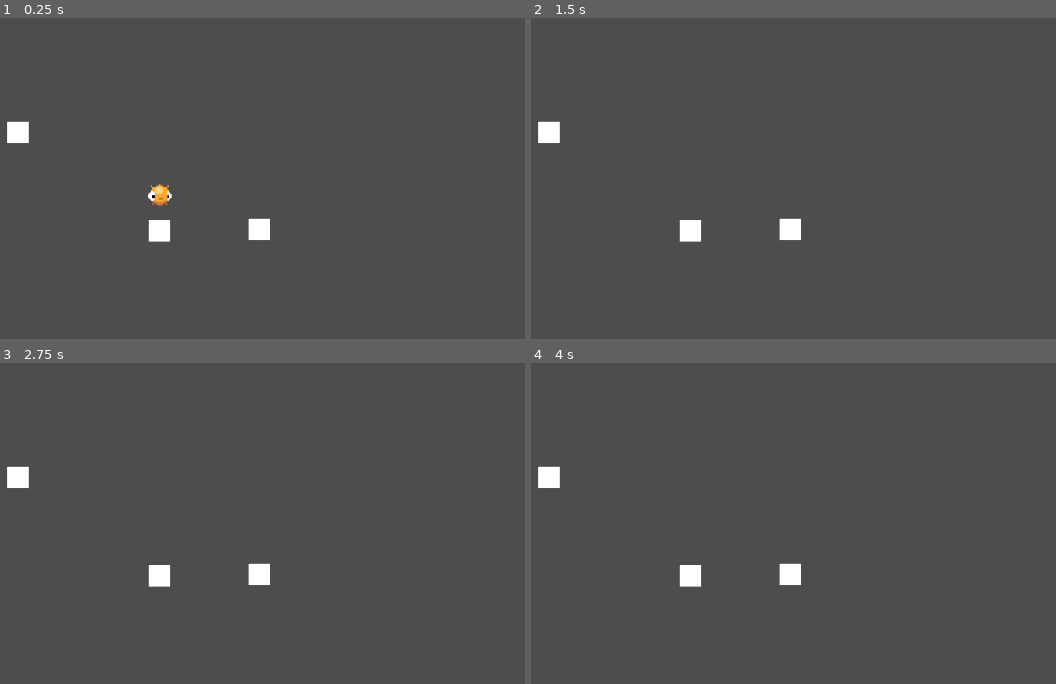
Above: before the commit, frames 1-4 (two rows, left to right).
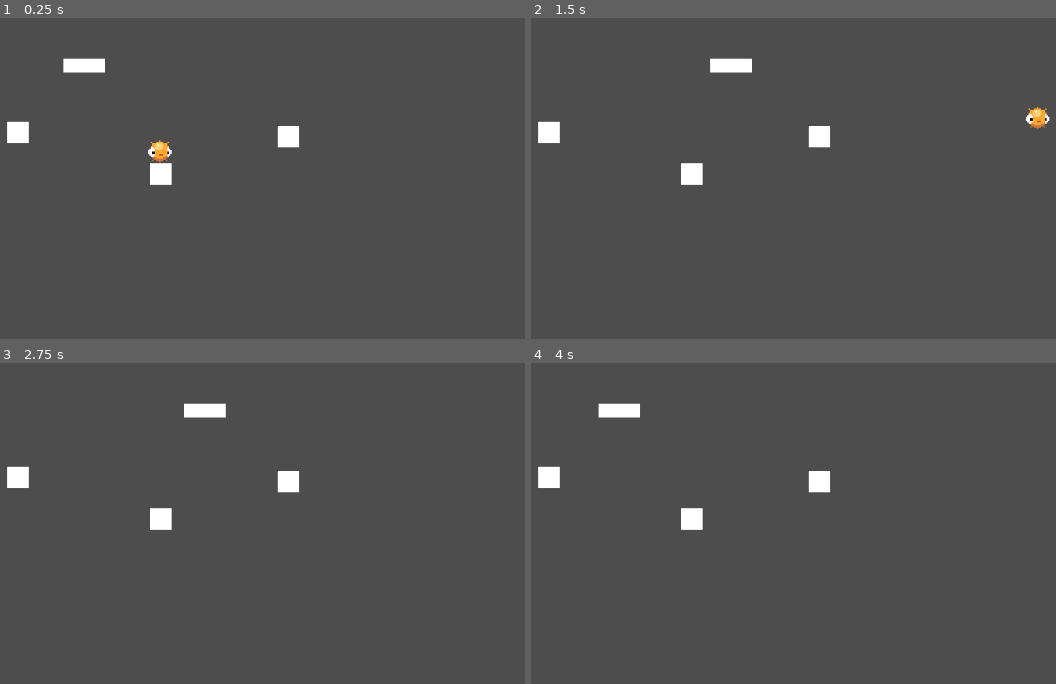
Above: after the commit, the same moments.

Repository: TheBrodsky/GTMK2024Submission
Game: Godot game, scene res://Scenes/Game.tscn
Same seed, same stepped clock (60 frames per second), same inputs: the game is played once before the commit and once after it. Before the commit the project has no main scene; this scene is started directly in both runs.
Inputs (mouse positions are in pixels of both pictures, inside the frame that each line leads up to):
- Up to frame 1 (0.25 s): no input
- Up to frame 2 (1.5 s): move the mouse to (867, 130) at 0.52 s; hold Right (ui_right) from 0.53 s (still down); tap Space (ui_select) at 0.6, 0.77, 1.07 s; click (867, 130) at 0.67 s; move the mouse to (531, 175) at 1.27 s; tap R (global_rewind) at 1.35 s
- Up to frame 3 (2.75 s): tap Space (ui_select) at 1.52, 1.55, 1.82, 2.1 s; move the mouse to (241, 398) at 2.02 s; release Right (ui_right) at 2.03 s; hold Left (ui_left) from 2.03 s (still down)
- Up to frame 4 (4 s): move the mouse to (651, 587) at 2.77 s; release Left (ui_left) at 2.78 s; hold Right (ui_right) from 2.78 s (still down); tap R (global_rewind) at 2.85 s; click (651, 587) at 2.92 s; tap Space (ui_select) at 3.02, 3.05, 3.32, 3.6, 3.77 s; move the mouse to (930, 565) at 3.52 s

The runs differ from the first frame. In frame 1, 2.0% of the frame differs, in the area x 12-57%, y 12-70%; in frame 2, 1.7%; in frame 3, 1.5%; in frame 4, 1.5%.

Commit message:
added rewind to player, added multi-jump to player, added moving platform to main scene. Bugs: selective rewind not working, player not moving with platform

Diff:
--- a/GameObjects/Player/Player.tscn
+++ /dev/null
@@ -1,21 +0,0 @@
-[gd_scene load_steps=4 format=3 uid="uid://cjso1nc6oe4yn"]
-
-[ext_resource type="Script" path="res://GameObjects/Player/player.gd" id="1_6uqvu"]
-[ext_resource type="SpriteFrames" uid="uid://wv8hoh6bv16m" path="res://GameObjects/Player/player_sprite_frames.tres" id="1_nu5em"]
-
-[sub_resource type="CapsuleShape2D" id="CapsuleShape2D_f3u8e"]
-radius = 8.0
-height = 16.0
-
-[node name="Player" type="CharacterBody2D"]
-position = Vector2(560, 321)
-script = ExtResource("1_6uqvu")
-
-[node name="AnimatedSprite2D" type="AnimatedSprite2D" parent="."]
-scale = Vector2(0.25, 0.25)
-sprite_frames = ExtResource("1_nu5em")
-animation = &"idle"
-
-[node name="CollisionShape2D" type="CollisionShape2D" parent="."]
-position = Vector2(0, -1)
-shape = SubResource("CapsuleShape2D_f3u8e")
--- a/GameObjects/Player/player.gd
+++ /dev/null
@@ -1,35 +0,0 @@
-extends CharacterBody2D
-
-@export_group("Player Properties")
-@export var SPEED: float = 300.0 #
-@export var JUMP_VELOCITY: float = -400.0 #
-@export var has_double_jump: bool = false
-#climb velocity
-#double jump velocity, etc.
-
-@onready var _animated_sprite: AnimatedSprite2D = $AnimatedSprite2D
-var gravity: float = ProjectSettings.get_setting("physics/2d/default_gravity")
-
-
-func _process(delta):
-	#changing animation sprites works:
-	#if Input.is_action_pressed("ui_right"):
-	#	_animated_sprite.play("test")
-	#else:
-	#	_animated_sprite.stop()
-	pass
-
-func _physics_process(delta):
-	#add gravity
-	if not is_on_floor():
-		velocity.y += gravity * delta
-
-	#jump (spacebar == "ui_select")
-	if Input.is_action_just_pressed("ui_select") and (is_on_floor() or has_double_jump):
-		#TODO: need to figure out a way to handle that if statement better when we have multiple jumps and stuff
-		velocity.y = JUMP_VELOCITY
-		#has_double_jump = false
-
-	var direction = Input.get_axis("ui_left","ui_right")
-	velocity.x = SPEED * direction
-	move_and_slide()
--- a/Scenes/Game.tscn
+++ b/Scenes/Game.tscn
@@ -1,21 +1,39 @@
-[gd_scene load_steps=3 format=3 uid="uid://cuvtwtb46ujfm"]
+[gd_scene load_steps=5 format=3 uid="uid://cuvtwtb46ujfm"]
 
-[ext_resource type="PackedScene" uid="uid://cjso1nc6oe4yn" path="res://GameObjects/Player/Player.tscn" id="1_ytrdv"]
-[ext_resource type="PackedScene" uid="uid://xmecfw6tm0lu" path="res://GameObjects/Platform/Platform.tscn" id="2_thw45"]
+[ext_resource type="PackedScene" uid="uid://cjso1nc6oe4yn" path="res://characters/Player/Player.tscn" id="1_ytrdv"]
+[ext_resource type="PackedScene" uid="uid://xmecfw6tm0lu" path="res://platforms/Platform.tscn" id="2_thw45"]
+[ext_resource type="PackedScene" uid="uid://b7onv2p6vgv37" path="res://platforms/PlatformOnTrack.tscn" id="3_x1of5"]
+
+[sub_resource type="Curve2D" id="Curve2D_frywe"]
+_data = {
+"points": PackedVector2Array(0, 0, 0, 0, -50, -41, 0, 0, 0, 0, 101, -41, 0, 0, 0, 0, -50, -41)
+}
+point_count = 3
 
 [node name="Game" type="Node2D"]
 
 [node name="Player" parent="." instance=ExtResource("1_ytrdv")]
 position = Vector2(0, 0)
+extra_jumps = 1
 
 [node name="Camera2D" type="Camera2D" parent="."]
 zoom = Vector2(2, 2)
 
 [node name="Platform" parent="." instance=ExtResource("2_thw45")]
-position = Vector2(-1, 57)
+position = Vector2(0, 16)
 
 [node name="Platform2" parent="." instance=ExtResource("2_thw45")]
-position = Vector2(71, 56)
+position = Vector2(92, -11)
 
 [node name="Platform3" parent="." instance=ExtResource("2_thw45")]
 position = Vector2(-103, -14)
+
+[node name="Path2D" type="Path2D" parent="."]
+position = Vector2(-24, -21)
+curve = SubResource("Curve2D_frywe")
+
+[node name="PathFollow2D" parent="Path2D" instance=ExtResource("3_x1of5")]
+position = Vector2(-50, -41)
+scale = Vector2(0.25, 0.25)
+rotates = false
+speed = 75.0
--- a/Testing.tscn
+++ /dev/null
@@ -1,29 +0,0 @@
-[gd_scene load_steps=3 format=3 uid="uid://tt3fvql5urj6"]
-
-[ext_resource type="PackedScene" uid="uid://b7onv2p6vgv37" path="res://platforms/PlatformOnTrack.tscn" id="1_lp03f"]
-
-[sub_resource type="Curve2D" id="Curve2D_8j7cq"]
-_data = {
-"points": PackedVector2Array(0, 0, 0, 0, 0, 0, 0, 0, 0, 0, 88.0822, -87.2414, 0, 0, 0, 0, 162, -154, 0, 0, 0, 0, 323, 0, 0, 0, 0, 0, 0, 0)
-}
-point_count = 5
-
-[node name="Testing" type="Node2D"]
-
-[node name="Path2D" type="Path2D" parent="."]
-position = Vector2(620, 398)
-scale = Vector2(1.25077, 1.49351)
-curve = SubResource("Curve2D_8j7cq")
-
-[node name="PlatformOnTrack" parent="Path2D" instance=ExtResource("1_lp03f")]
-rotation = -0.780602
-scale = Vector2(0.799505, 0.669565)
-
-[node name="Path2D2" type="Path2D" parent="."]
-position = Vector2(82, 378)
-scale = Vector2(1.25077, 1.49351)
-curve = SubResource("Curve2D_8j7cq")
-
-[node name="PlatformOnTrack" parent="Path2D2" instance=ExtResource("1_lp03f")]
-rotation = -0.780602
-scale = Vector2(0.799505, 0.669565)
--- /dev/null
+++ b/characters/Player/Player.tscn
@@ -0,0 +1,26 @@
+[gd_scene load_steps=5 format=3 uid="uid://cjso1nc6oe4yn"]
+
+[ext_resource type="Script" path="res://characters/Player/player.gd" id="1_6uqvu"]
+[ext_resource type="SpriteFrames" uid="uid://wv8hoh6bv16m" path="res://characters/Player/player_sprite_frames.tres" id="1_nu5em"]
+[ext_resource type="PackedScene" uid="uid://ba4snxtdav2xp" path="res://util/StateRecord.tscn" id="3_3kpja"]
+
+[sub_resource type="CapsuleShape2D" id="CapsuleShape2D_f3u8e"]
+radius = 8.0
+height = 16.0
+
+[node name="Player" type="CharacterBody2D"]
+position = Vector2(560, 321)
+script = ExtResource("1_6uqvu")
+
+[node name="AnimatedSprite2D" type="AnimatedSprite2D" parent="."]
+scale = Vector2(0.25, 0.25)
+sprite_frames = ExtResource("1_nu5em")
+animation = &"idle"
+
+[node name="CollisionShape2D" type="CollisionShape2D" parent="."]
+position = Vector2(0, -1)
+shape = SubResource("CapsuleShape2D_f3u8e")
+
+[node name="StateRecord" parent="." node_paths=PackedStringArray("recorded_entity", "recorded_entity_area") instance=ExtResource("3_3kpja")]
+recorded_entity = NodePath("..")
+recorded_entity_area = NodePath("..")
--- /dev/null
+++ b/characters/Player/player.gd
@@ -0,0 +1,53 @@
+extends CharacterBody2D
+
+@export_group("Player Properties")
+@export var SPEED: float = 300.0 #
+@export var JUMP_VELOCITY: float = -400.0 #
+@export var extra_jumps: int = 0
+#climb velocity
+#double jump velocity, etc.
+
+@onready var _animated_sprite: AnimatedSprite2D = $AnimatedSprite2D
+var gravity: float = ProjectSettings.get_setting("physics/2d/default_gravity")
+var _remaining_jumps: int = extra_jumps
+
+func _process(delta):
+	#changing animation sprites works:
+	#if Input.is_action_pressed("ui_right"):
+	#	_animated_sprite.play("test")
+	#else:
+	#	_animated_sprite.stop()
+	print(get_platform_velocity())
+
+func _physics_process(delta):
+	if is_on_floor():
+		_remaining_jumps = extra_jumps # reset extra jumps
+	velocity.y += gravity * delta #add gravity
+
+	#jump (spacebar == "ui_select")
+	if Input.is_action_just_pressed("ui_select"):
+		if is_on_floor():
+			velocity.y = JUMP_VELOCITY
+		elif has_remaining_jumps():
+			velocity.y = JUMP_VELOCITY
+			_remaining_jumps -= 1
+
+
+	var direction = Input.get_axis("ui_left","ui_right")
+	velocity.x = SPEED * direction
+	velocity.x += get_platform_velocity().x
+	move_and_slide()
+
+
+func get_time_record() -> Dictionary:
+	return {"position" : position, "velocity" : velocity, "remaining_jumps" : _remaining_jumps}
+
+
+func set_from_time_record(record: Dictionary) -> void:
+	position = record["position"]
+	velocity = record["velocity"]
+	_remaining_jumps = record["remaining_jumps"]
+
+
+func has_remaining_jumps() -> bool:
+	return _remaining_jumps > 0
--- a/platforms/PlatformOnTrack.tscn
+++ b/platforms/PlatformOnTrack.tscn
@@ -7,22 +7,21 @@
 [sub_resource type="RectangleShape2D" id="RectangleShape2D_ag5ah"]
 size = Vector2(600, 200)
 
-[node name="PathFollow2D" type="PathFollow2D"]
+[node name="PathFollow2D" type="PathFollow2D" node_paths=PackedStringArray("platform")]
 script = ExtResource("1_drgst")
+platform = NodePath("Node2D")
 
-[node name="Node2D" type="Node2D" parent="."]
+[node name="Node2D" type="StaticBody2D" parent="."]
 scale = Vector2(0.2, 0.2)
 
 [node name="Sprite2D" type="Sprite2D" parent="Node2D"]
 texture = ExtResource("1_7vpeb")
 
-[node name="StateRecord" parent="Node2D" node_paths=PackedStringArray("recorded_entity", "recorded_entity_area") instance=ExtResource("2_65v2v")]
-recorded_entity = NodePath("../..")
-recorded_entity_area = NodePath("../Area2D")
-
-[node name="Area2D" type="Area2D" parent="Node2D"]
-
-[node name="CollisionShape2D" type="CollisionShape2D" parent="Node2D/Area2D"]
+[node name="CollisionShape2D" type="CollisionShape2D" parent="Node2D"]
 position = Vector2(-3.8147e-05, 0)
 scale = Vector2(1, 1)
 shape = SubResource("RectangleShape2D_ag5ah")
+
+[node name="StateRecord" parent="Node2D" node_paths=PackedStringArray("recorded_entity", "recorded_entity_area") instance=ExtResource("2_65v2v")]
+recorded_entity = NodePath("../..")
+recorded_entity_area = NodePath("..")
--- a/platforms/platform_on_track.gd
+++ b/platforms/platform_on_track.gd
@@ -3,15 +3,23 @@
 
 
 @export var speed: float = 200 ## in pixels/second
+@export var platform: StaticBody2D
+
+var _prev_position: Vector2 = global_position
+var _velocity: Vector2
 
 
 func _process(delta: float) -> void:
 	progress += speed * delta
+	_velocity = global_position - _prev_position
+	_prev_position = global_position
+	platform.constant_linear_velocity = _velocity
 
 
 func get_time_record() -> Dictionary:
-	return {"progress_ratio" : progress_ratio}
+	return {"progress_ratio" : progress_ratio, "velocity" : _velocity}
 
 
 func set_from_time_record(record: Dictionary) -> void:
 	progress_ratio = record["progress_ratio"]
+	_velocity = record["velocity"]
--- a/project.godot
+++ b/project.godot
@@ -11,6 +11,7 @@
 [application]
 
 config/name="GMTK2024Submission"
+run/main_scene="res://Scenes/Game.tscn"
 config/features=PackedStringArray("4.2", "Forward Plus")
 config/icon="res://icon.svg"
 
@@ -32,7 +33,6 @@
 , Object(InputEventKey,"resource_local_to_scene":false,"resource_name":"","device":0,"window_id":0,"alt_pressed":false,"shift_pressed":false,"ctrl_pressed":false,"meta_pressed":false,"pressed":false,"keycode":0,"physical_keycode":68,"key_label":0,"unicode":0,"echo":false,"script":null)
 ]
 }
-
 global_rewind={
 "deadzone": 0.5,
 "events": [Object(InputEventKey,"resource_local_to_scene":false,"resource_name":"","device":-1,"window_id":0,"alt_pressed":false,"shift_pressed":false,"ctrl_pressed":false,"meta_pressed":false,"pressed":false,"keycode":0,"physical_keycode":82,"key_label":0,"unicode":114,"echo":false,"script":null)
--- a/util/state_record.gd
+++ b/util/state_record.gd
@@ -25,7 +25,7 @@
 static var records_per_second: int = 60 ## don't make this more than the framerate
 
 @export var recorded_entity: Node
-@export var recorded_entity_area: Area2D
+@export var recorded_entity_area: CollisionObject2D
 
 var record_tape: Array[Dictionary]
 var _prev_returned_state: Dictionary
Renamed: GameObjects/Player/player_sprite_frames.tres -> characters/Player/player_sprite_frames.tres
Renamed: GameObjects/Platform/Platform.tscn -> platforms/Platform.tscn
